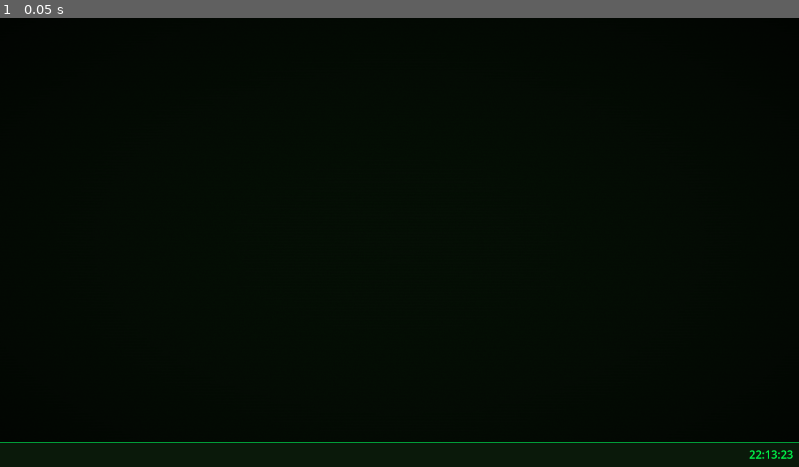
Above: before the commit, frame 1.
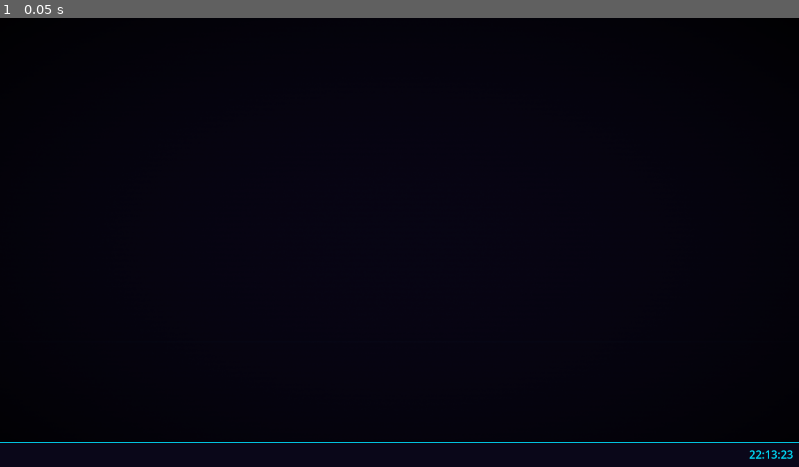
Above: after the commit, the same moment.

Repository: Sub-Xaero/Delta-Terminal-v2
Game: Godot game, scene res://scenes/desktop/desktop.tscn
Two runs of this game, one before a commit and one after it. Both use one fixed random seed, a clock stepped at 60 frames per second and the inputs below.
Inputs:
- Up to frame 1 (0.05 s): no input

The runs differ from the first frame. In frame 1, 0.3% of the frame differs, in the area x 0-100%, y 94-99%.

Commit message:
Wire taskbar buttons + neotokyo aesthetic overhaul
Taskbar buttons now emit tool_focus_requested via EventBus; WindowManager
listens and raises the correct window. Replaces the green CRT palette with
a neotokyo scheme: deep purple-black bg, neon cyan primary, hot pink close
button, cool near-white text. Shader swapped from heavy scanlines to a
subtle perspective grid with slow cyan noise drift.

Diff:
--- a/scenes/desktop/crt_background.gdshader
+++ b/scenes/desktop/crt_background.gdshader
@@ -1,24 +1,36 @@
 shader_type canvas_item;
 
-uniform vec4 base_color : source_color = vec4(0.02, 0.06, 0.02, 1.0);
-uniform float scanline_intensity : hint_range(0.0, 0.3) = 0.08;
-uniform float scanline_frequency : hint_range(50.0, 600.0) = 300.0;
-uniform float noise_intensity : hint_range(0.0, 0.1) = 0.015;
-uniform float vignette_strength : hint_range(0.0, 1.0) = 0.35;
+uniform vec4 base_color : source_color = vec4(0.03, 0.02, 0.08, 1.0);
+uniform float grid_intensity : hint_range(0.0, 0.15) = 0.035;
+uniform float grid_scale_x : hint_range(20.0, 120.0) = 64.0;
+uniform float grid_scale_y : hint_range(10.0, 80.0) = 36.0;
+uniform float scanline_intensity : hint_range(0.0, 0.15) = 0.04;
+uniform float scanline_frequency : hint_range(50.0, 400.0) = 160.0;
+uniform float noise_intensity : hint_range(0.0, 0.05) = 0.008;
+uniform float vignette_strength : hint_range(0.0, 1.0) = 0.45;
+uniform vec3 grid_color : source_color = vec3(0.0, 0.88, 1.0);
 
 void fragment() {
-	// Scanlines
+	// Subtle perspective grid — faint cyan lines
+	float gx = step(1.0 - (1.0 / grid_scale_x), fract(UV.x * grid_scale_x));
+	float gy = step(1.0 - (1.0 / grid_scale_y), fract(UV.y * grid_scale_y));
+	float grid = max(gx, gy) * grid_intensity;
+
+	// Very faint horizontal scanlines for depth (not retro-heavy)
 	float scanline = sin(UV.y * scanline_frequency * PI) * 0.5 + 0.5;
 	float scan = 1.0 - scanline * scanline_intensity;
 
-	// Animated static noise
-	float noise = fract(sin(dot(UV * 300.0 + TIME * 0.3, vec2(12.9898, 78.233))) * 43758.5453);
+	// Slow-drifting noise, tinted cyan
+	float noise = fract(sin(dot(UV * 200.0 + TIME * 0.07, vec2(12.9898, 78.233))) * 43758.5453);
 	float n = (noise - 0.5) * noise_intensity;
 
 	// Vignette
-	vec2 vig = UV * 2.0 - 1.0;
-	float vignette = 1.0 - dot(vig, vig) * vignette_strength;
+	vec2 vig_uv = UV * 2.0 - 1.0;
+	float vignette = 1.0 - dot(vig_uv, vig_uv) * vignette_strength;
 
-	vec3 col = (base_color.rgb + vec3(0.0, n, 0.0)) * scan * vignette;
+	vec3 col = base_color.rgb + vec3(n * 0.2, n * 0.3, n);
+	col += grid_color * grid;
+	col *= scan * vignette;
+
 	COLOR = vec4(col, 1.0);
 }
--- a/scenes/desktop/desktop.tscn
+++ b/scenes/desktop/desktop.tscn
@@ -7,7 +7,7 @@
 
 [sub_resource type="ShaderMaterial" id="ShaderMaterial_bg"]
 shader = ExtResource("4_crt")
-shader_parameter/base_color = Color(0.02, 0.06, 0.02, 1)
+shader_parameter/base_color = Color(0.03, 0.02, 0.08, 1)
 
 [node name="Desktop" type="Control"]
 anchor_right = 1.0
@@ -19,7 +19,7 @@
 anchor_right = 1.0
 anchor_bottom = 1.0
 material = SubResource("ShaderMaterial_bg")
-color = Color(0.02, 0.06, 0.02, 1)
+color = Color(0.03, 0.02, 0.08, 1)
 mouse_filter = 2
 
 [node name="WindowLayer" type="Control" parent="."]
--- a/scenes/desktop/taskbar.gd
+++ b/scenes/desktop/taskbar.gd
@@ -23,12 +23,12 @@
 
 func _apply_theme() -> void:
 	var style := StyleBoxFlat.new()
-	style.bg_color = Color(0.04, 0.10, 0.04)
-	style.border_color = Color(0.0, 0.7, 0.25)
+	style.bg_color = Color(0.04, 0.03, 0.10)
+	style.border_color = Color(0.0, 0.88, 1.0)
 	style.border_width_top = 1
 	add_theme_stylebox_override("panel", style)
 
-	clock_label.add_theme_color_override("font_color", Color(0.0, 1.0, 0.3))
+	clock_label.add_theme_color_override("font_color", Color(0.0, 0.88, 1.0))
 
 
 func _update_clock() -> void:
@@ -42,7 +42,8 @@
 
 	var btn := Button.new()
 	btn.text = "[ %s ]" % p_tool_name
-	btn.add_theme_color_override("font_color", Color(0.0, 1.0, 0.3))
+	btn.add_theme_color_override("font_color", Color(0.0, 0.88, 1.0))
+	btn.pressed.connect(func(): EventBus.tool_focus_requested.emit(p_tool_name))
 	task_items.add_child(btn)
 	_task_buttons[p_tool_name] = btn
 
--- a/scenes/desktop/tool_window.gd
+++ b/scenes/desktop/tool_window.gd
@@ -27,19 +27,19 @@
 
 func _apply_theme() -> void:
 	var title_style := StyleBoxFlat.new()
-	title_style.bg_color = Color(0.04, 0.12, 0.04)
-	title_style.border_color = Color(0.0, 0.8, 0.3)
+	title_style.bg_color = Color(0.06, 0.04, 0.14)
+	title_style.border_color = Color(0.0, 0.88, 1.0)
 	title_style.set_border_width_all(1)
 	title_bar.add_theme_stylebox_override("panel", title_style)
 
 	var window_style := StyleBoxFlat.new()
-	window_style.bg_color = Color(0.02, 0.06, 0.02, 0.95)
-	window_style.border_color = Color(0.0, 0.8, 0.3)
+	window_style.bg_color = Color(0.04, 0.03, 0.10, 0.95)
+	window_style.border_color = Color(0.0, 0.88, 1.0)
 	window_style.set_border_width_all(1)
 	add_theme_stylebox_override("panel", window_style)
 
-	title_label.add_theme_color_override("font_color", Color(0.0, 1.0, 0.3))
-	close_button.add_theme_color_override("font_color", Color(1.0, 0.3, 0.3))
+	title_label.add_theme_color_override("font_color", Color(0.75, 0.92, 1.0))
+	close_button.add_theme_color_override("font_color", Color(1.0, 0.08, 0.55))
 
 
 func _on_self_input(event: InputEvent) -> void:
--- a/scenes/desktop/window_manager.gd
+++ b/scenes/desktop/window_manager.gd
@@ -9,6 +9,12 @@
 
 func _ready() -> void:
 	EventBus.tool_closed.connect(_on_tool_closed)
+	EventBus.tool_focus_requested.connect(focus_tool_window)
+
+
+func focus_tool_window(p_tool_name: String) -> void:
+	if open_windows.has(p_tool_name):
+		_focus_window(open_windows[p_tool_name])
 
 
 ## Spawns a new tool window from a PackedScene, or focuses it if already open.
--- a/scripts/autoloads/event_bus.gd
+++ b/scripts/autoloads/event_bus.gd
@@ -15,6 +15,7 @@
 # ── Tools ─────────────────────────────────────────────────────────────────────
 signal tool_opened(tool_name: String)
 signal tool_closed(tool_name: String)
+signal tool_focus_requested(tool_name: String)
 signal tool_task_started(tool_name: String, task_id: String)
 signal tool_task_completed(tool_name: String, task_id: String, success: bool)
 
